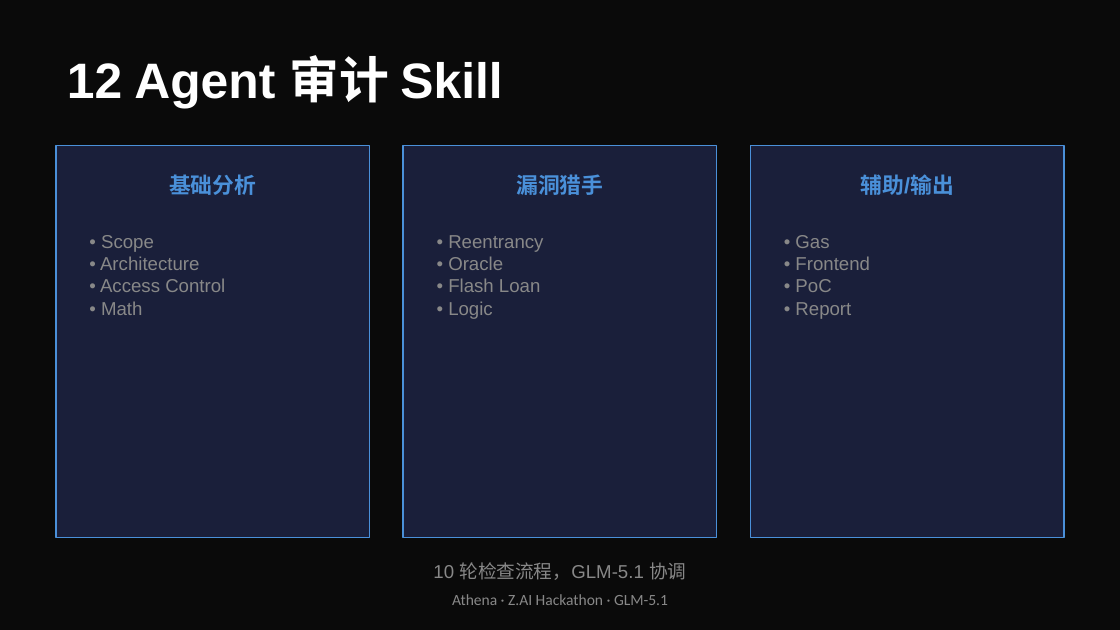
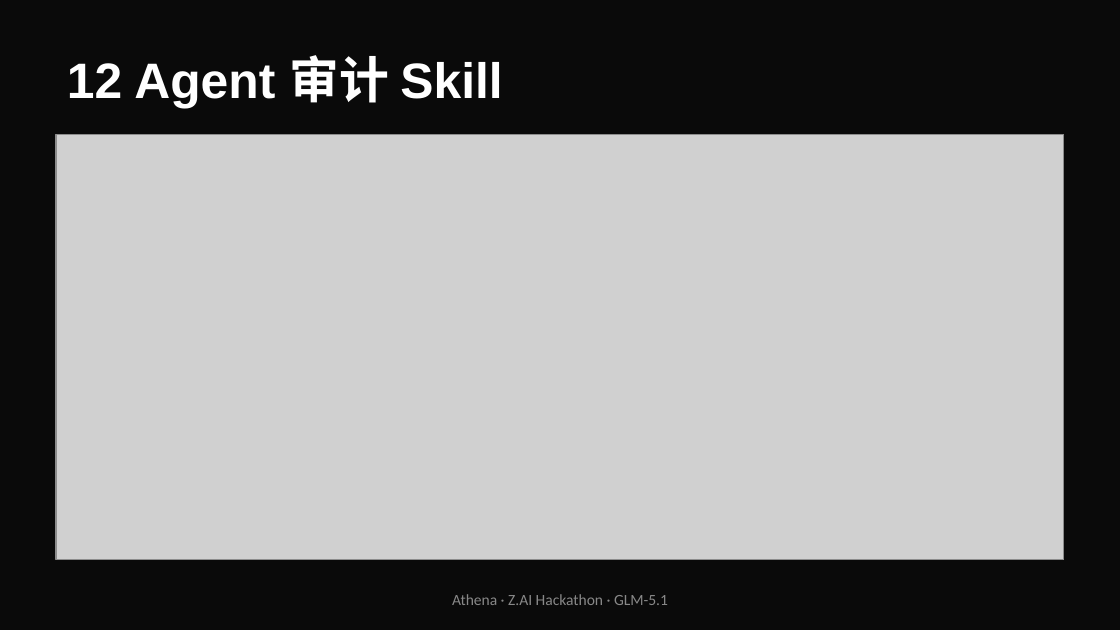
Before and after one commit to tiyadegure/Athena, a slide deck: slide 5 of ppt-assets/Athena-Hackathon.pptx. Drawn at 1120x630 pixels with LibreOffice and Linux fonts; fonts in the diff are those of the drawing; grey boxes stand for pictures. Boxes give left, top, right and bottom in pixels: in the first picture for what was removed or moved away, otherwise in the second. Text is boxed around its words. In the diff, an @@ line names an element or a change of style, - is before the commit and + after.

Commit message:
fix: all 5 SVGs now embedded in PPT (moved slide creation inside async IIFE)
- architecture.svg → Slide 4
- skill-agents.svg → Slide 5
- mcp-tools.svg → Slide 6
- audit-report.svg → Slide 7
- onchain-verification.svg → Slide 7
- 3.1MB PPTX, no more addImage errors

```diff
--- a/ppt-assets/Athena-Hackathon.pptx
+++ b/ppt-assets/Athena-Hackathon.pptx
@@ rectangle removed at (56, 146, 370, 538) @@
@@ picture added at (56, 134, 1064, 560) @@
@@ rectangle removed at (403, 146, 717, 538) @@
@@ rectangle removed at (750, 146, 1064, 538) @@
@@ text removed at (169, 174, 256, 195) @@
-基础分析
@@ text removed at (516, 174, 603, 195) @@
-漏洞猎手
@@ text removed at (860, 174, 953, 195) @@
-辅助/输出
@@ text removed at (100, 235, 225, 315) @@
-• Scope
-• Architecture
-• Access Control
-• Math
@@ text removed at (448, 235, 543, 319) @@
-• Reentrancy
-• Oracle
-• Flash Loan
-• Logic
@@ text removed at (795, 235, 870, 319) @@
-• Gas
-• Frontend
-• PoC
-• Report
@@ text removed at (433, 562, 686, 580) @@
-10 轮检查流程，GLM-5.1 协调
```
Also in this commit, not shown: 2 other slides changed, 5 other files.
